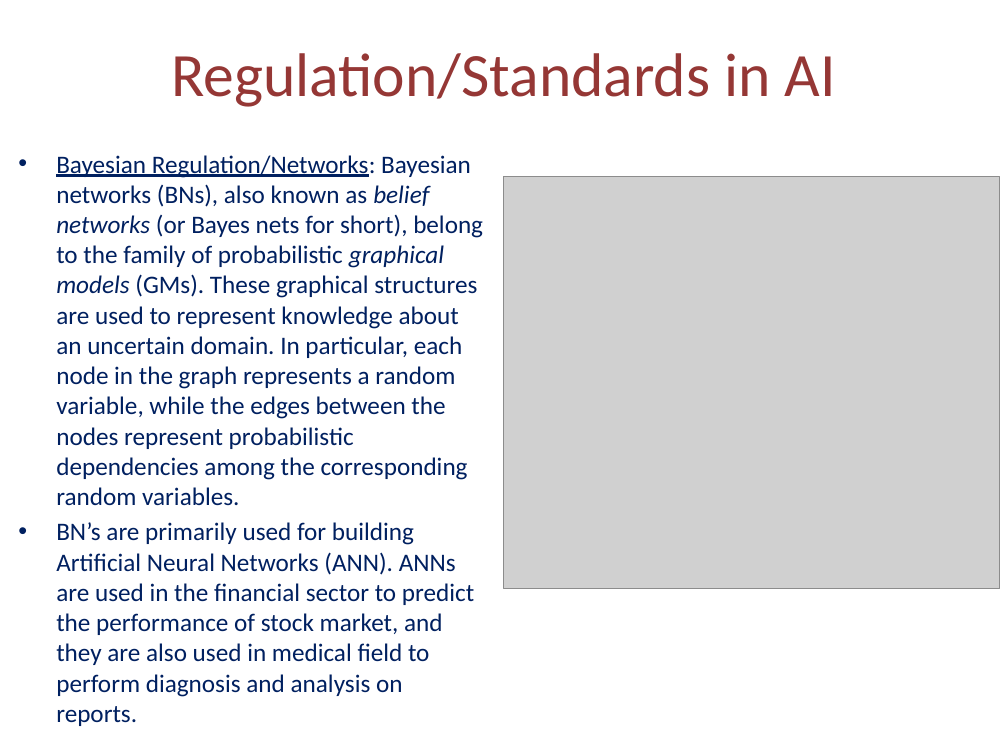
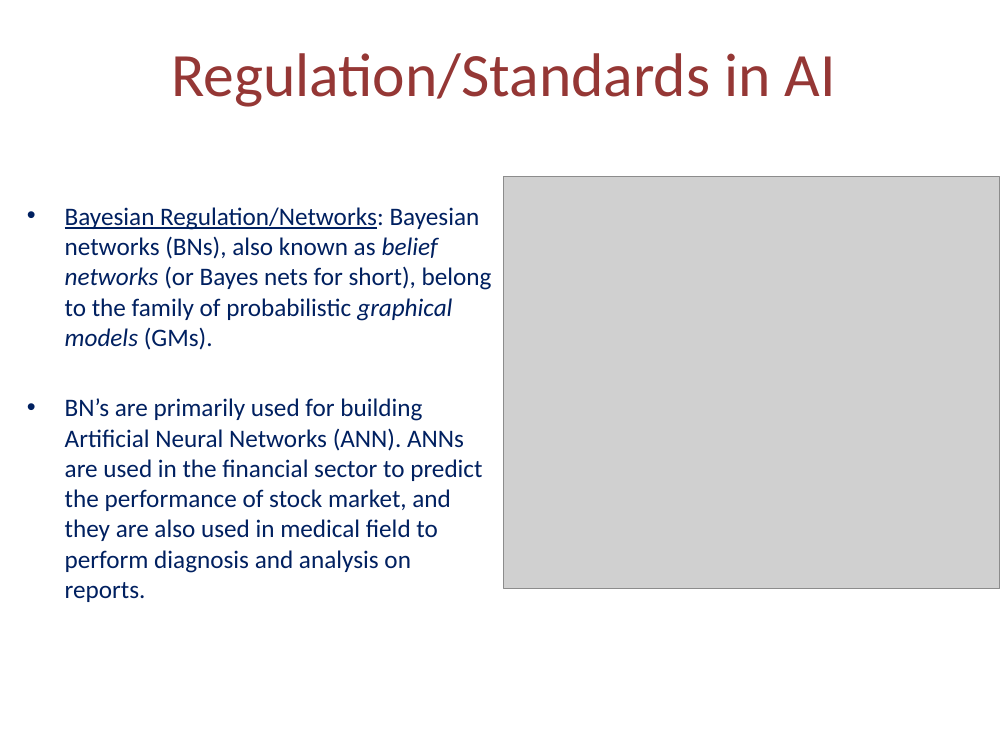
Before and after one commit to shahdk/SchoolBud, a slide deck: slide 5 of Documents/DomainTrackPPT.pptx. Drawn at 1008x756 pixels with LibreOffice and Linux fonts; fonts in the diff are those of the drawing; grey boxes stand for pictures. Boxes give left, top, right and bottom in pixels: in the first picture for what was removed or moved away, otherwise in the second. Text is boxed around its words. In the diff, an @@ line names an element or a change of style, - is before the commit and + after.

Commit message:
Updated Domain track ppt

```diff
--- a/Documents/DomainTrackPPT.pptx
+++ b/Documents/DomainTrackPPT.pptx
@@ text "Bayesian Regulation/Networks: Bayesian networks (BNs), ...": place and size @@
-text "Bayesian Regulation/Networks: Bayesian networks (BNs), ..." at box(56, 155, 483, 697)
+text "Bayesian Regulation/Networks: Bayesian networks (BNs), ..." at box(65, 207, 492, 602)
@@ text at box(65, 207, 492, 350): text changed @@
-• Bayesian Regulation/Networks: Bayesian networks (BNs), also known as belief networks (or Bayes nets for short), belong to the family of probabilistic graphical models (GMs). These graphical structures are used to represent knowledge about an uncertain domain. In particular, each node in the graph represents a random variable, while the edges between the nodes represent probabilistic dependencies among the corresponding random variables.
+• Bayesian Regulation/Networks: Bayesian networks (BNs), also known as belief networks (or Bayes nets for short), belong to the family of probabilistic graphical models (GMs).
```
Also in this commit, not shown: 8 other slides changed.
